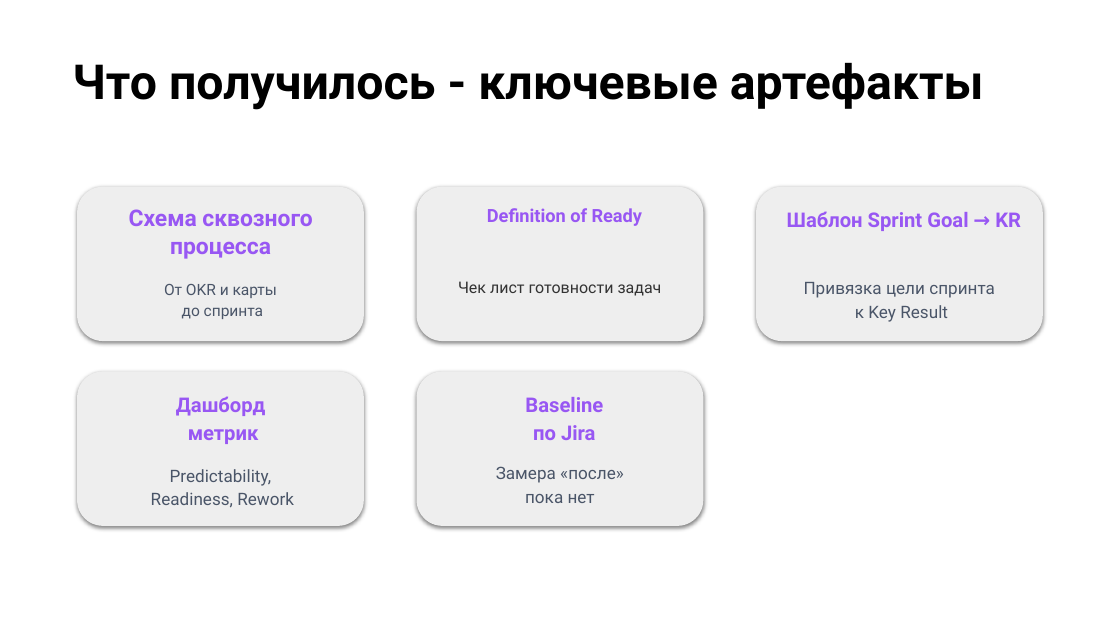
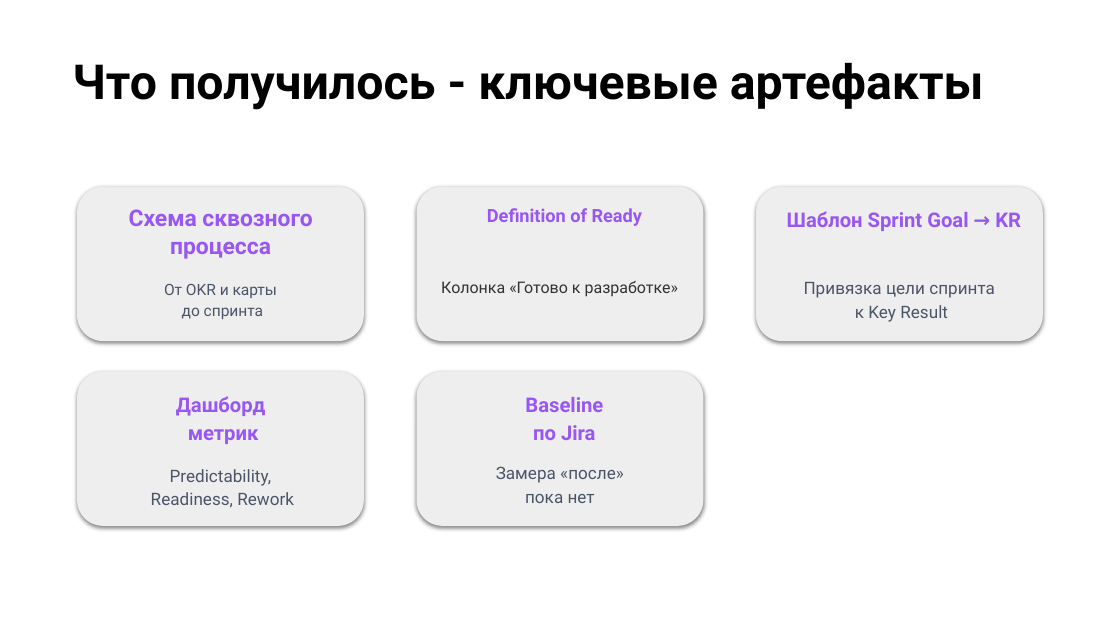
Before and after one commit to camelot270/otus_work, a slide deck: slide 20 of docs/Защита проекта. Петров Н.И..pptx. Drawn at 1120x630 pixels with LibreOffice and Linux fonts; fonts in the diff are those of the drawing; background and template pictures are left out. Boxes give left, top, right and bottom in pixels: in the first picture for what was removed or moved away, otherwise in the second. Text is boxed around its words. In the diff, an @@ line names an element or a change of style, - is before the commit and + after.

```diff
--- a/docs/Защита проекта. Петров Н.И..pptx
+++ b/docs/Защита проекта. Петров Н.И..pptx
@@ text at (441, 281, 679, 297): text changed @@
-Чек лист готовности задач
+Колонка «Готово к разработке»
```
Also in this commit, not shown: 7 other slides changed.
